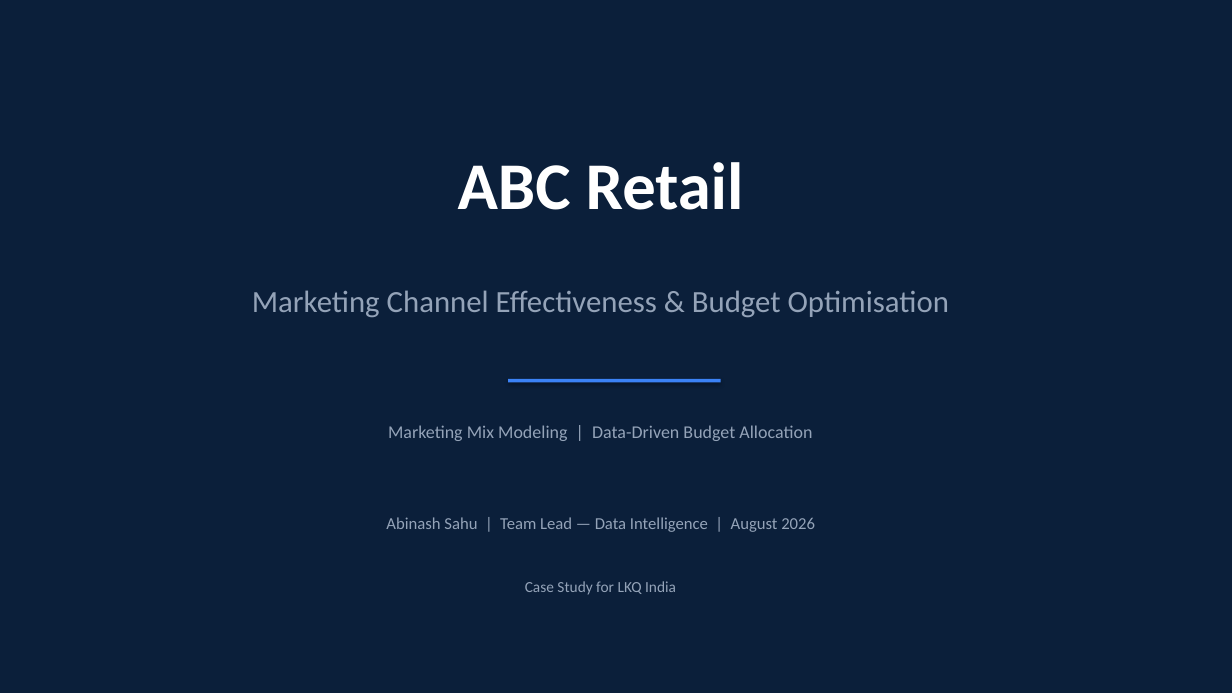
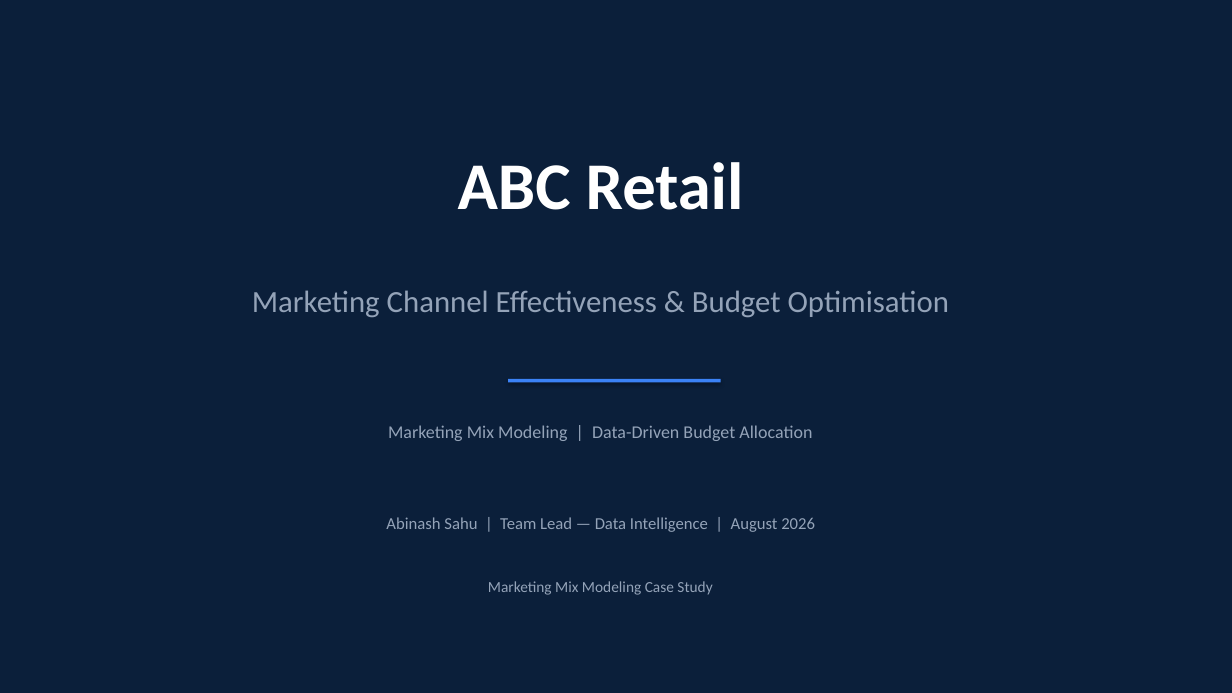
Before and after one commit to LearnWithAbinash/Case_Study_ABC_Retail_Sales_Analysis, a slide deck: slide 1 of ABC_Retail_Case_Study_Presentation.pptx. Drawn at 1232x693 pixels with LibreOffice and Linux fonts; fonts in the diff are those of the drawing. Boxes give left, top, right and bottom in pixels: in the first picture for what was removed or moved away, otherwise in the second. Text is boxed around its words. In the diff, an @@ line names an element or a change of style, - is before the commit and + after.

```diff
--- a/ABC_Retail_Case_Study_Presentation.pptx
+++ b/ABC_Retail_Case_Study_Presentation.pptx
@@ text at [488,581,712,595]: text changed @@
-Case Study for LKQ India
+Marketing Mix Modeling Case Study
```
Also in this commit, not shown: 4 other files.
